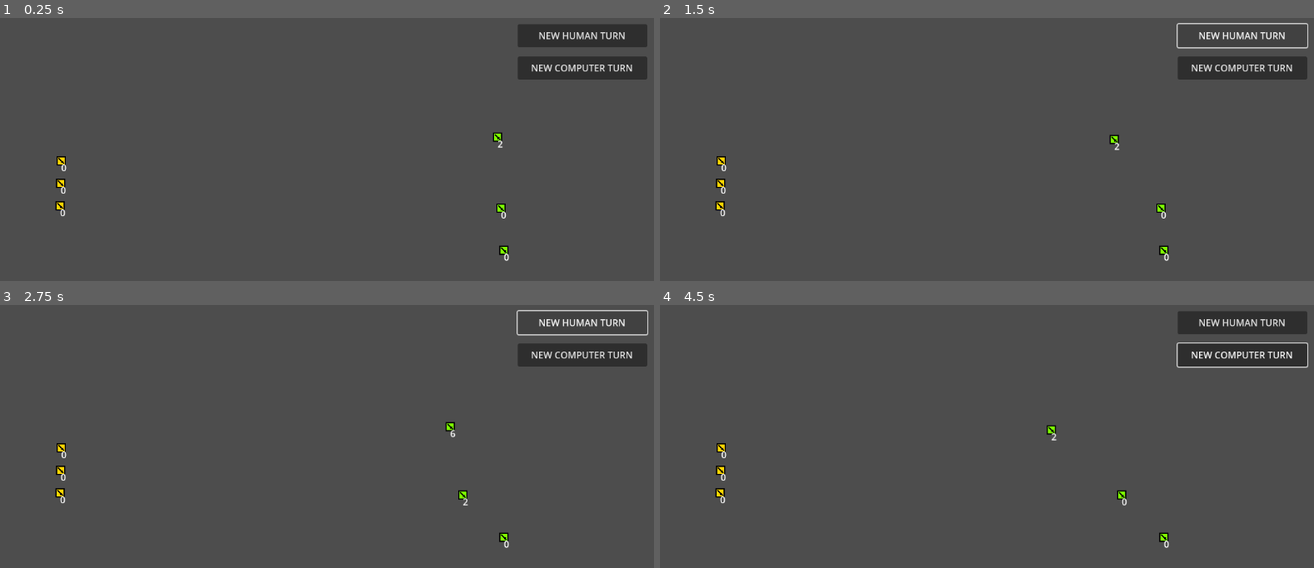
Above: before the commit, frames 1-4 (two rows, left to right).
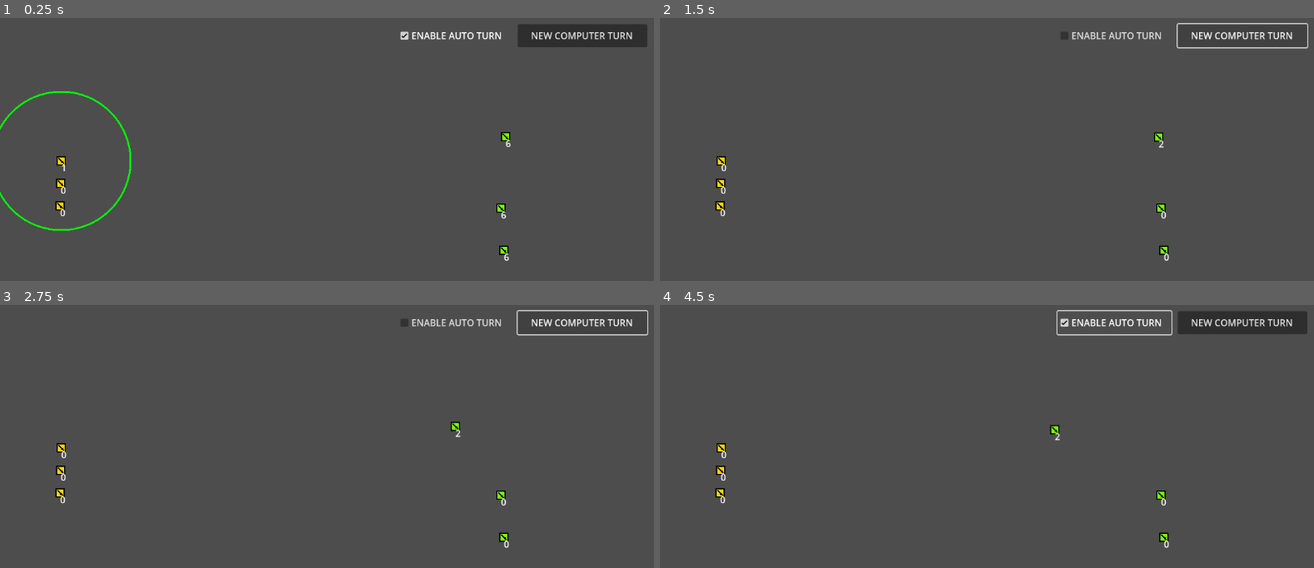
Above: after the commit, the same moments.

Repository: LegionsTheGame/Godot_turnBased
Game: Godot game, scene res://MainScene/scene_main.tscn
Two runs of this game, one before a commit and one after it. Both use one fixed random seed, a clock stepped at 60 frames per second and the inputs below.
Inputs (mouse positions are in pixels of both pictures, inside the frame that each line leads up to):
- Up to frame 1 (0.25 s): no input
- Up to frame 2 (1.5 s): click (1111, 36) at 0.5 s, where only the run after the commit has a clickable "ENABLE AUTO TURN"; click (1242, 36) at 1.25 s, where only the run before the commit has a clickable "NEW HUMAN TURN"
- Up to frame 3 (2.75 s): click (582, 323) at 2 s, where only the run before the commit has a clickable "NEW HUMAN TURN"
- Up to frame 4 (4.5 s): click "NEW COMPUTER TURN" at 2.75 s; click "NEW COMPUTER TURN" at 3.5 s; click (1111, 323) at 4.25 s, where only the run after the commit has a clickable "ENABLE AUTO TURN"

The runs differ from the first frame. In frame 1, 2.8% of the frame differs, in the area x 0-99%, y 5-92%; in frame 2, 2.3%; in frame 3, 2.4%; in frame 4, 2.8%.

Commit message:
...

Diff:
--- a/LegionsTurnBased42_2/ArmyScene/script_army.gd
+++ b/LegionsTurnBased42_2/ArmyScene/script_army.gd
@@ -56,6 +56,9 @@
 		destination = global_position
 		# Næste state bliver sat når eksplotionen er færdig
 
+	if state == DONE:
+		$MoveArea.visible = false
+
 	$Label.text = str(state)
 	pass
 
--- a/LegionsTurnBased42_2/ArmyStates.gd
+++ b/LegionsTurnBased42_2/ArmyStates.gd
@@ -17,4 +17,5 @@
 func set_fighting():	state = FIGHTING
 func is_fighting():		return state == FIGHTING
 
+func set_done():		state = DONE
 func is_done():			return state == DONE
--- a/LegionsTurnBased42_2/MainScene/scene_main.tscn
+++ b/LegionsTurnBased42_2/MainScene/scene_main.tscn
@@ -1,6 +1,7 @@
-[gd_scene load_steps=4 format=3 uid="uid://2mmlku0wboia"]
+[gd_scene load_steps=5 format=3 uid="uid://2mmlku0wboia"]
 
 [ext_resource type="Script" path="res://MainScene/script_main.gd" id="1_l8e2n"]
+[ext_resource type="Script" path="res://MainScene/script_human_team.gd" id="2_0f5y4"]
 [ext_resource type="PackedScene" uid="uid://c5ogq412v2b3v" path="res://ArmyScene/scene_army.tscn" id="2_2m1ud"]
 [ext_resource type="Script" path="res://MainScene/script_computer_team.gd" id="3_4ix2j"]
 
@@ -10,21 +11,31 @@
 [node name="Camera2D" type="Camera2D" parent="."]
 
 [node name="ResetHumanTurn" type="Button" parent="."]
+visible = false
 offset_left = 320.0
-offset_top = -280.0
+offset_top = -232.0
 offset_right = 544.0
-offset_bottom = -240.0
+offset_bottom = -192.0
 text = "NEW HUMAN TURN
 "
 
 [node name="ResetComputerTurn" type="Button" parent="."]
 offset_left = 320.0
-offset_top = -224.0
+offset_top = -280.0
 offset_right = 544.0
-offset_bottom = -184.0
+offset_bottom = -240.0
 text = "NEW COMPUTER TURN"
 
+[node name="AutoNextTurn" type="CheckBox" parent="."]
+offset_left = 112.0
+offset_top = -280.0
+offset_right = 309.0
+offset_bottom = -240.0
+button_pressed = true
+text = "ENABLE AUTO TURN"
+
 [node name="HumanTeam" type="Node2D" parent="."]
+script = ExtResource("2_0f5y4")
 
 [node name="SceneArmy3" parent="HumanTeam" instance=ExtResource("2_2m1ud")]
 position = Vector2(-470, -43)
@@ -50,5 +61,7 @@
 [node name="SceneArmy3" parent="ComputerTeam" instance=ExtResource("2_2m1ud")]
 position = Vector2(296, 112)
 
-[connection signal="button_down" from="ResetHumanTurn" to="." method="_on_reset_turn_button_down"]
+[connection signal="button_down" from="ResetHumanTurn" to="HumanTeam" method="_on_reset_human_turn_button_down"]
 [connection signal="button_down" from="ResetComputerTurn" to="ComputerTeam" method="_on_reset_computer_turn_button_down"]
+[connection signal="signalHumanTurnFinished" from="HumanTeam" to="." method="_on_human_team_signal_human_turn_finished"]
+[connection signal="signalComputerTurnFinished" from="ComputerTeam" to="." method="_on_computer_team_signal_computer_turn_finished"]
--- a/LegionsTurnBased42_2/MainScene/script_computer_team.gd
+++ b/LegionsTurnBased42_2/MainScene/script_computer_team.gd
@@ -6,6 +6,8 @@
 var armyInFocus :Army	= null
 var indexArmy = 0
 
+signal signalComputerTurnFinished
+
 func _ready():
 	humanTeam = $"../HumanTeam".get_children()
 	computerTeam = get_children()
@@ -13,6 +15,7 @@
 	for a in computerTeam:
 		var army : Army = a
 		army.signalDone.connect(_recived_army_done)
+		army.set_done()
 		pass
 	pass
 
@@ -33,7 +36,8 @@
 	if indexArmy < computerTeam.size()-1:
 		indexArmy +=1
 		armyInFocus = computerTeam[indexArmy]
-
+	else:
+		emit_signal("signalComputerTurnFinished")
 	pass
 
 func _on_reset_computer_turn_button_down():
--- /dev/null
+++ b/LegionsTurnBased42_2/MainScene/script_human_team.gd
@@ -0,0 +1,57 @@
+extends Node2D
+
+var team0 	= []
+var armyInFocus :Army	= null
+var indexArmy = 0
+
+signal signalHumanTurnFinished
+
+func _ready():
+	team0 	= get_children()
+	for a in team0:
+		a.signalSelected.connect(_recived_army_selected)
+		a.signalDone.connect(_recived_army_done)
+	selectNextFocusArmy()
+	pass
+
+
+func _input(event):
+	if armyInFocus != null and armyInFocus.is_selected() and event.is_action_pressed("mouse_left"):
+		armyInFocus.set_destination(get_global_mouse_position())
+	pass
+
+
+func _recived_army_selected(army:Army):
+	#print("A selected : ", army, " armyInFocus : ", armyInFocus)
+	# Det er lidt indviklet hvornår man må vælge en ny hær!!
+	# .... dette kan forbedres
+	# .... måske behøver man ikke at sætte armyInFocus til null
+	if (army.is_ready() and armyInFocus == null) or (army.is_ready() and armyInFocus != null and armyInFocus.is_ready()):
+		armyInFocus = army
+		armyInFocus.set_selected()
+	#print("B selected : ", army, " armyInFocus : ", armyInFocus)
+	pass
+
+
+func _recived_army_done(army:Army):
+	if army == armyInFocus:
+		armyInFocus = null
+		pass
+	selectNextFocusArmy()
+	print("human team done")
+	pass
+
+func _on_reset_human_turn_button_down():
+	indexArmy = 0
+	for a in team0:
+		a.set_ready();
+	pass
+
+func selectNextFocusArmy():
+	if indexArmy < team0.size():
+		armyInFocus = team0[indexArmy]
+		armyInFocus.set_selected()
+		indexArmy +=1
+	else:
+		emit_signal("signalHumanTurnFinished")
+	pass
--- a/LegionsTurnBased42_2/MainScene/script_main.gd
+++ b/LegionsTurnBased42_2/MainScene/script_main.gd
@@ -1,44 +1,20 @@
 extends Node2D
 class_name Main
 
-var team0 	= []
-var armyInFocus :Army	= null
-
+@onready var humanNode		= $HumanTeam
+@onready var computerNode	= $ComputerTeam
 
 func _ready():
-	team0 	= $HumanTeam.get_children()
-	for a in team0:
-		a.signalSelected.connect(_recived_army_selected)
-		a.signalDone.connect(_recived_army_done)
 	pass
 
 
-func _input(event):
-	if armyInFocus != null and armyInFocus.is_selected() and event.is_action_pressed("mouse_left"):
-		armyInFocus.set_destination(get_global_mouse_position())
+func _on_computer_team_signal_computer_turn_finished():
+	humanNode._on_reset_human_turn_button_down()
+	humanNode.selectNextFocusArmy()
 	pass
 
 
-func _recived_army_selected(army:Army):
-	#print("A selected : ", army, " armyInFocus : ", armyInFocus)
-	# Det er lidt indviklet hvornår man må vælge en ny hær!!
-	# .... dette kan forbedres
-	# .... måske behøver man ikke at sætte armyInFocus til null
-	if (army.is_ready() and armyInFocus == null) or (army.is_ready() and armyInFocus != null and armyInFocus.is_ready()):
-		armyInFocus = army
-		armyInFocus.set_selected()
-	#print("B selected : ", army, " armyInFocus : ", armyInFocus)
+func _on_human_team_signal_human_turn_finished():
+	if $AutoNextTurn.button_pressed:
+		computerNode._on_reset_computer_turn_button_down()
 	pass
-
-
-func _recived_army_done(army:Army):
-	if army == armyInFocus:
-		armyInFocus = null
-		pass
-	pass
-
-
-func _on_reset_turn_button_down():
-	for a in team0:
-		a.set_ready();
-	pass
